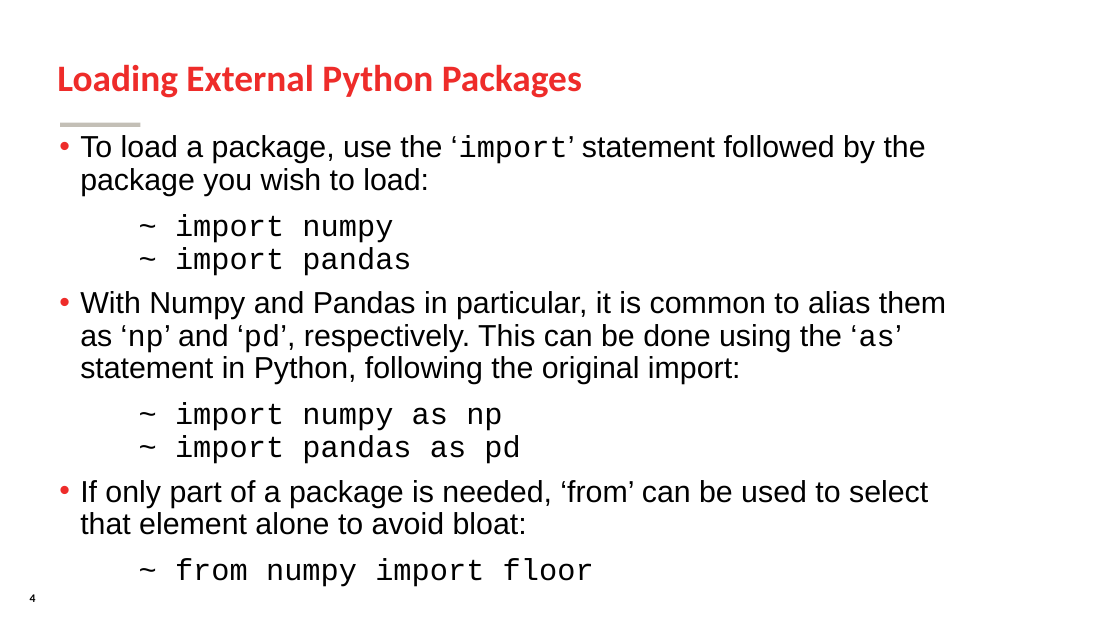
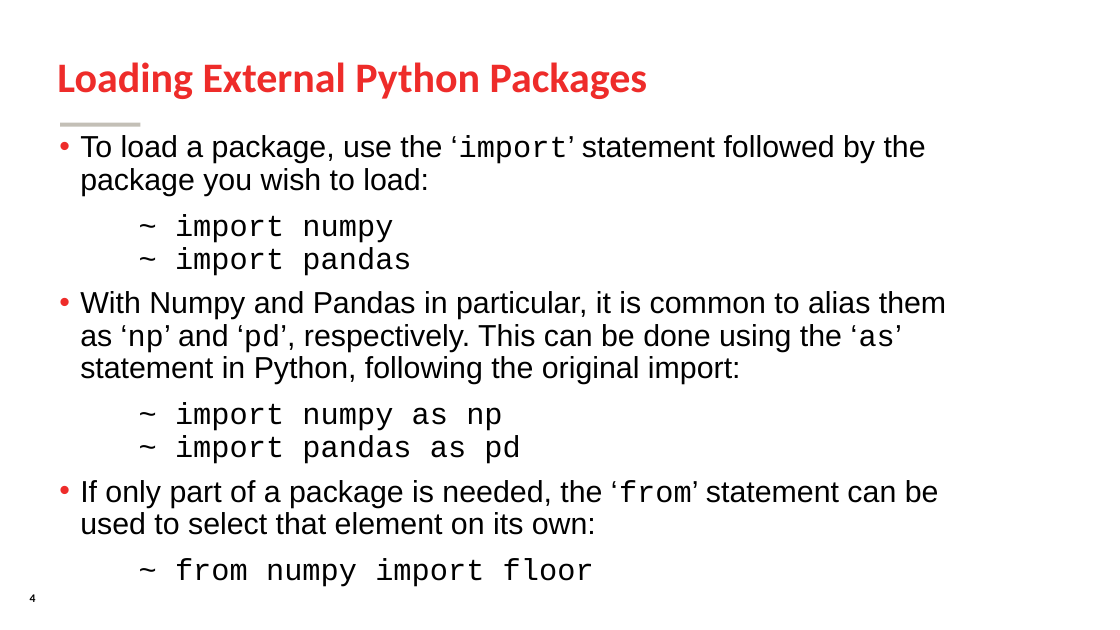
Before and after one commit to SomeoneInParticular/MDPR613_CourseMaterial, a slide deck: slide 4 of PythonCrashCourse/Unit2_DataManagement/Unit2_DataManagement.odp. Drawn at 1120x630 pixels with LibreOffice and Linux fonts; fonts in the diff are those of the drawing; background and template pictures are left out. Boxes give left, top, right and bottom in pixels: in the first picture for what was removed or moved away, otherwise in the second. Text is boxed around its words. In the diff, an @@ line names an element or a change of style, - is before the commit and + after.

```diff
--- a/PythonCrashCourse/Unit2_DataManagement/Unit2_DataManagement.odp
+++ b/PythonCrashCourse/Unit2_DataManagement/Unit2_DataManagement.odp
@@ title "Loading External Python Packages" at [57, 62, 647, 99]: size 32 to 36 pt @@
@@ text at [80, 480, 939, 535]: text changed @@
-• If only part of a package is needed, ‘from’ can be used to select that element alone to avoid bloat:
+• If only part of a package is needed, the ‘from’ statement can be used to select that element on its own:
```
Also in this commit, not shown: 19 other slides changed, 31 other files.
